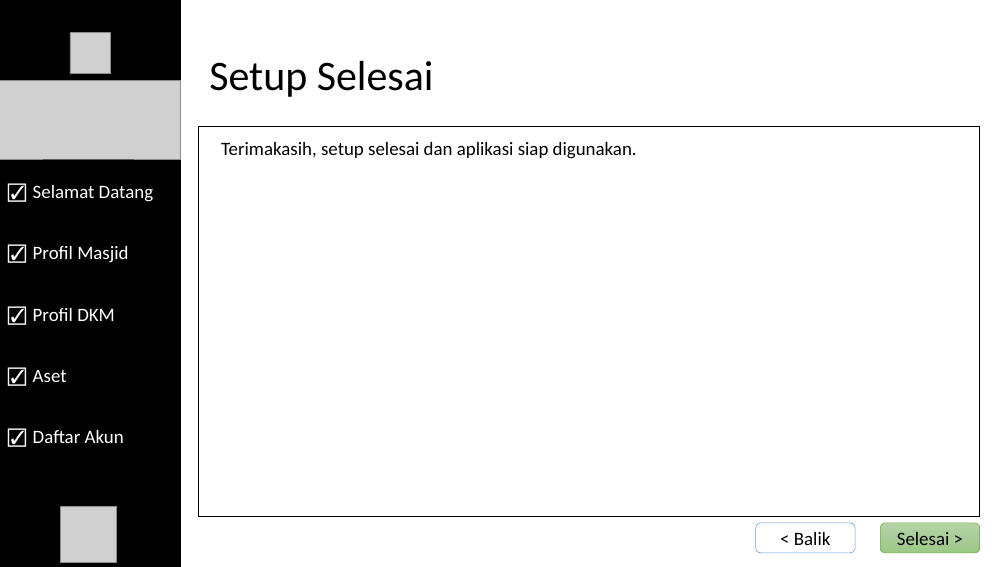
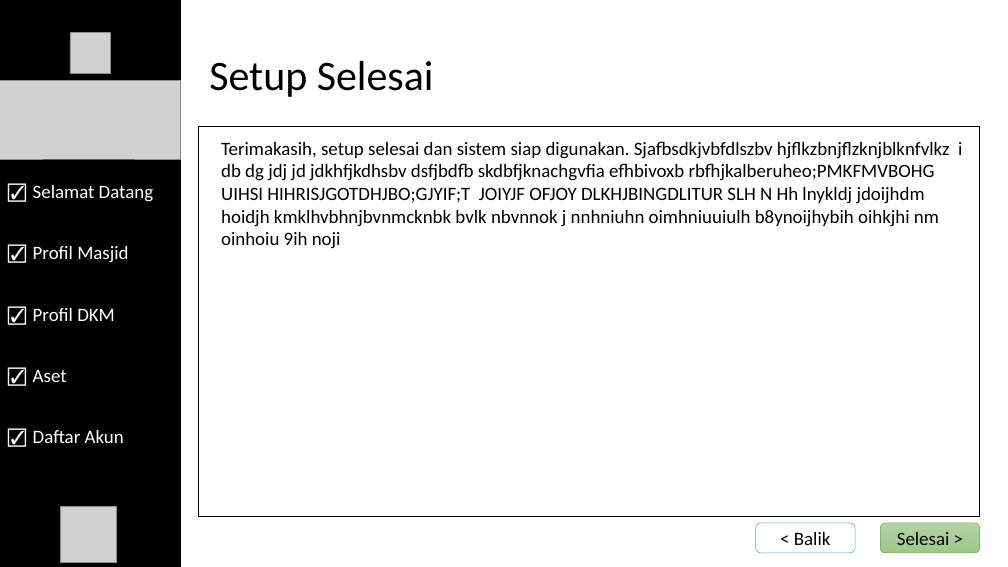
Before and after one commit to RizkiTH/Sistem-Informasi-Akuntansi-Masjid_Desain, a slide deck: slide 17 of Desain/4. Wareframe/Wareframe Mosacc.pptx. Drawn at 1008x567 pixels with LibreOffice and Linux fonts; fonts in the diff are those of the drawing; grey boxes stand for pictures. Boxes give left, top, right and bottom in pixels: in the first picture for what was removed or moved away, otherwise in the second. Text is boxed around its words. In the diff, an @@ line names an element or a change of style, - is before the commit and + after.

```diff
--- a/Desain/4. Wareframe/Wareframe Mosacc.pptx
+++ b/Desain/4. Wareframe/Wareframe Mosacc.pptx
@@ text at <box>221,141,962,249</box>: text changed @@
-Terimakasih, setup selesai dan aplikasi siap digunakan.
+Terimakasih, setup selesai dan sistem siap digunakan. Sjafbsdkjvbfdlszbv hjflkzbnjflzknjblknfvlkz i db dg jdj jd jdkhfjkdhsbv dsfjbdfb skdbfjknachgvfia efhbivoxb rbfhjkalberuheo;PMKFMVBOHG UIHSI HIHRISJGOTDHJBO;GJYIF;T JOIYJF OFJOY DLKHJBINGDLITUR SLH N Hh lnykldj jdoijhdm hoidjh kmklhvbhnjbvnmcknbk bvlk nbvnnok j nnhniuhn oimhniuuiulh b8ynoijhybih oihkjhi nm oinhoiu 9ih noji
```
Also in this commit, not shown: 1 other slide changed, 51 other files.
